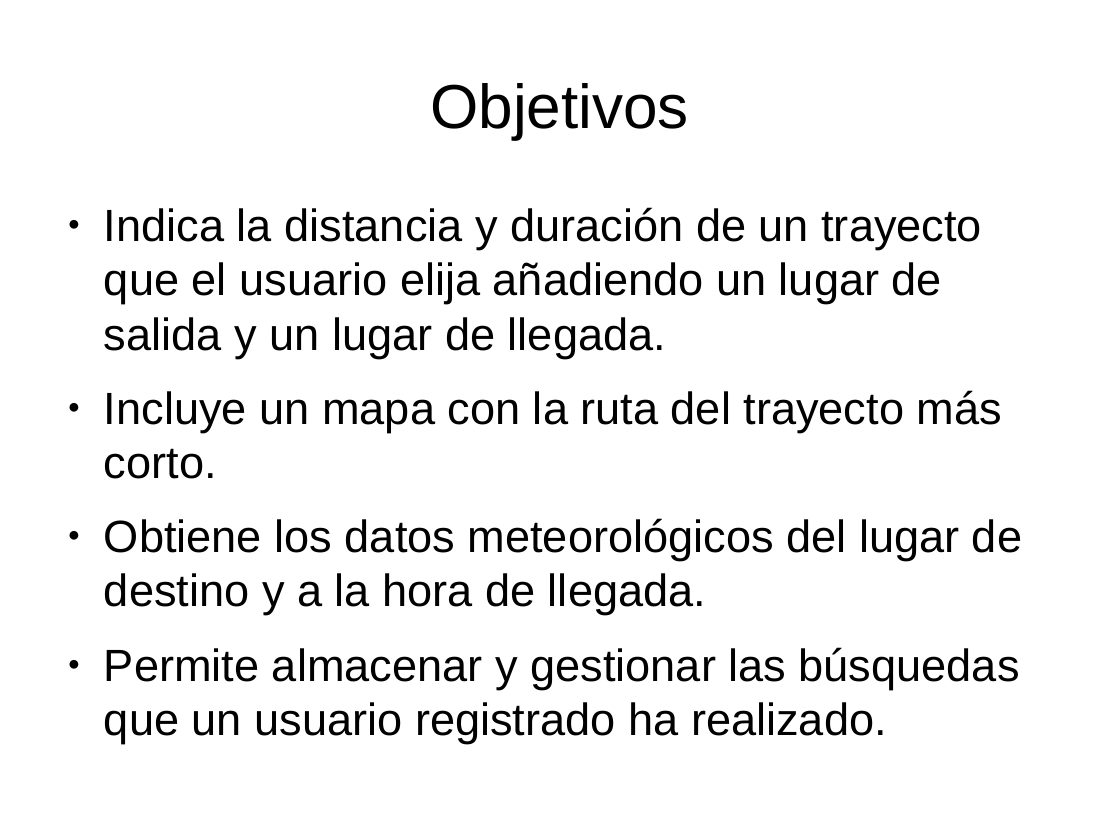
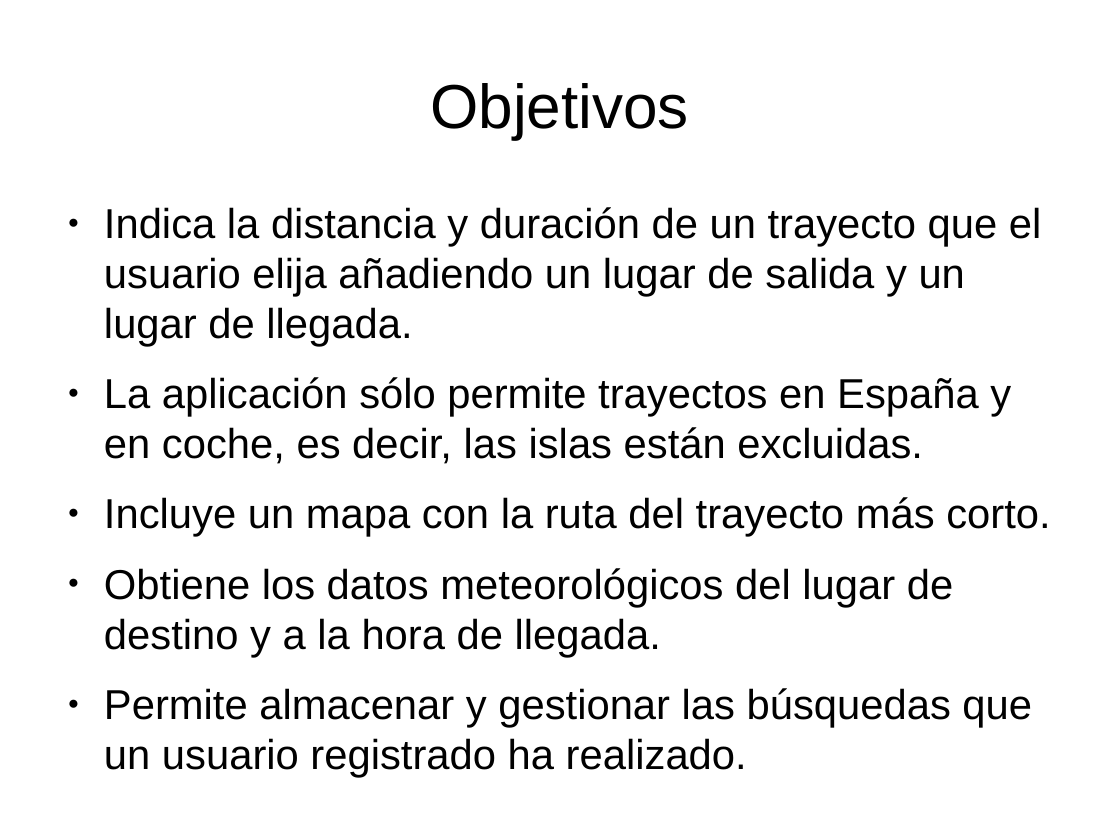
Before and after one commit to PatriiML11/ProyectoWeb, a slide deck: slide 3 of doc/Documentos/Presentacion.odp. Drawn at 1120x840 pixels with LibreOffice and Linux fonts; fonts in the diff are those of the drawing. Boxes give left, top, right and bottom in pixels: in the first picture for what was removed or moved away, otherwise in the second. Text is boxed around its words. In the diff, an @@ line names an element or a change of style, - is before the commit and + after.

```diff
--- a/doc/Documentos/Presentacion.odp
+++ b/doc/Documentos/Presentacion.odp
@@ text at [104, 207, 1050, 778]: size 32 to 29.6 pt in "Indica la distancia y duración de un ...", "Incluye un mapa con la ruta del ...", "Obtiene los datos meteorológicos del lugar de ...", "Permite almacenar y gestionar las búsquedas que ..." @@
@@ text at [104, 377, 1011, 464]: paragraph added @@
+● La aplicación sólo permite trayectos en España y en coche, es decir, las islas están excluidas.
```
Also in this commit, not shown: 3 other slides changed, 2 slides added, 16 other files.
